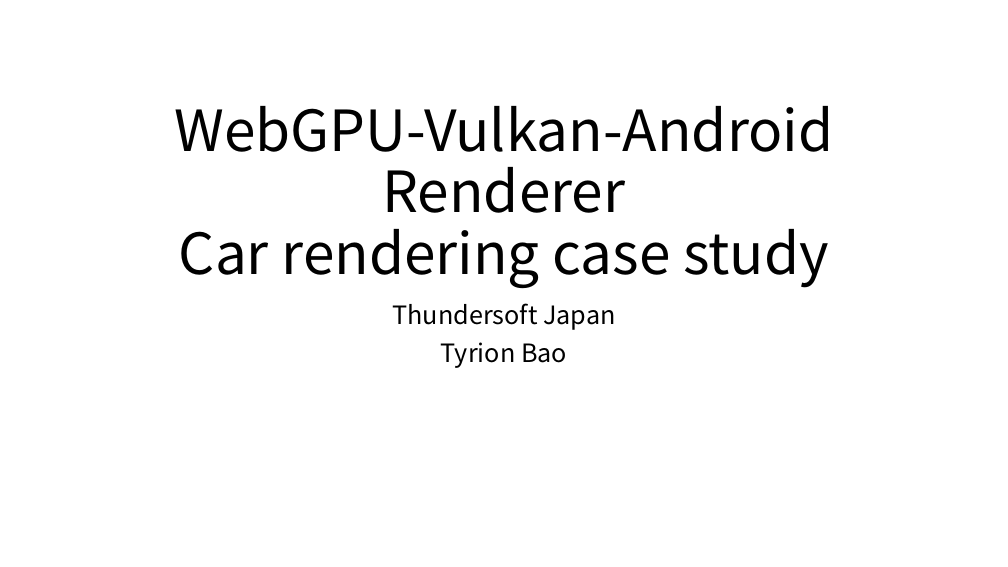
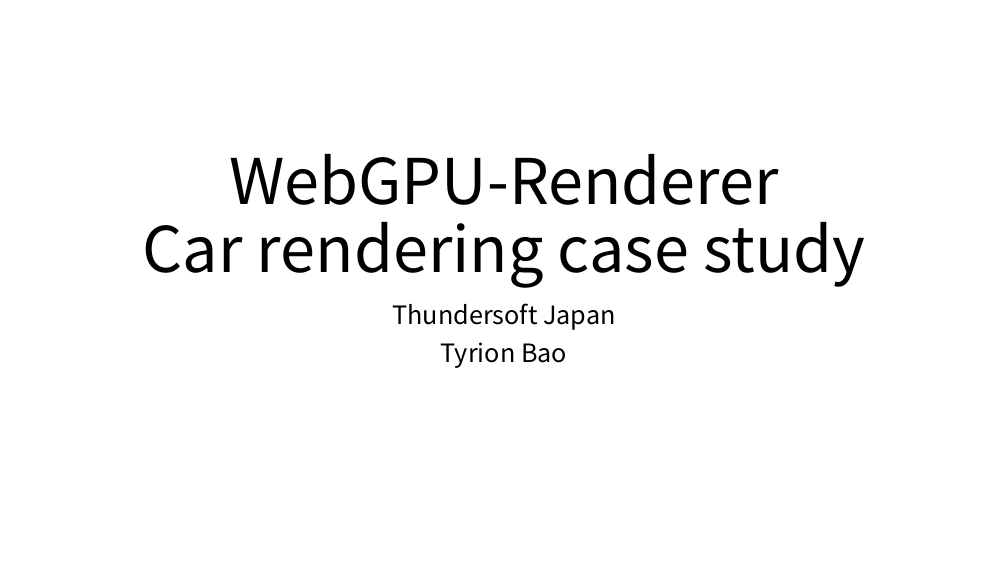
Before and after one commit to boycececil666gmailcom/webgpu-renderer, a slide deck: slide 1 of WebGPU Renderer.pptx. Drawn at 1008x567 pixels with LibreOffice and Linux fonts; fonts in the diff are those of the drawing. Boxes give left, top, right and bottom in pixels: in the first picture for what was removed or moved away, otherwise in the second. Text is boxed around its words. In the diff, an @@ line names an element or a change of style, - is before the commit and + after.

```diff
--- a/WebGPU Renderer.pptx
+++ b/WebGPU Renderer.pptx
@@ title at (x1=143, y1=154, x2=865, y2=288): text changed; size 54 to 60 pt @@
-WebGPU-Vulkan-Android Renderer
-Car rendering case study
+WebGPU-Renderer
+Car rendering case study
```
Also in this commit, not shown: 4 other slides changed, 7 slides added, 2 slides removed, 16 other files.
